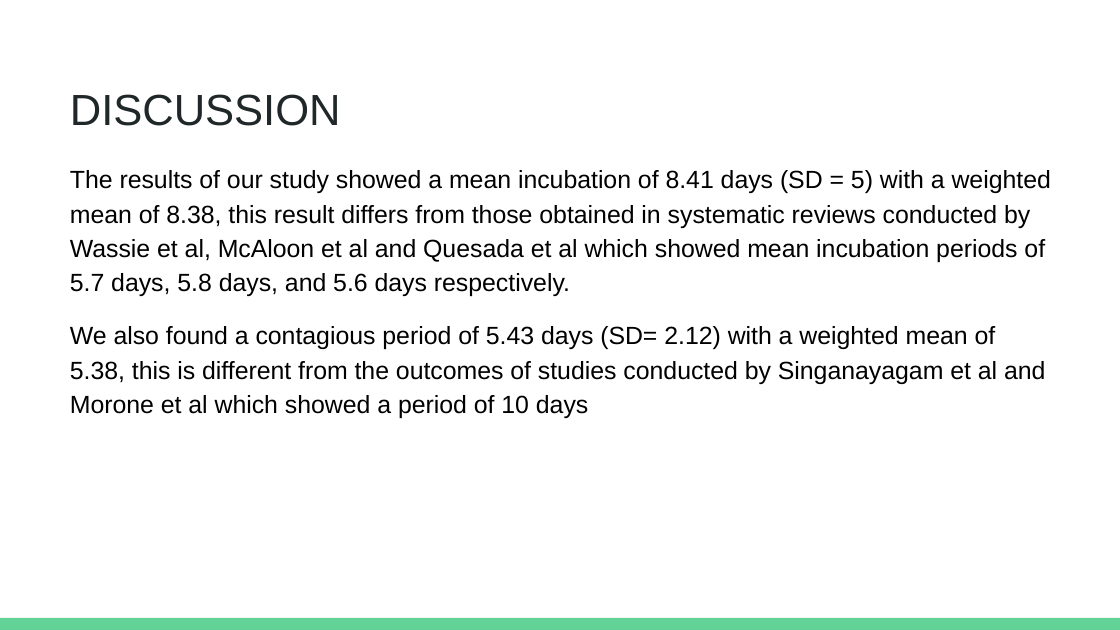
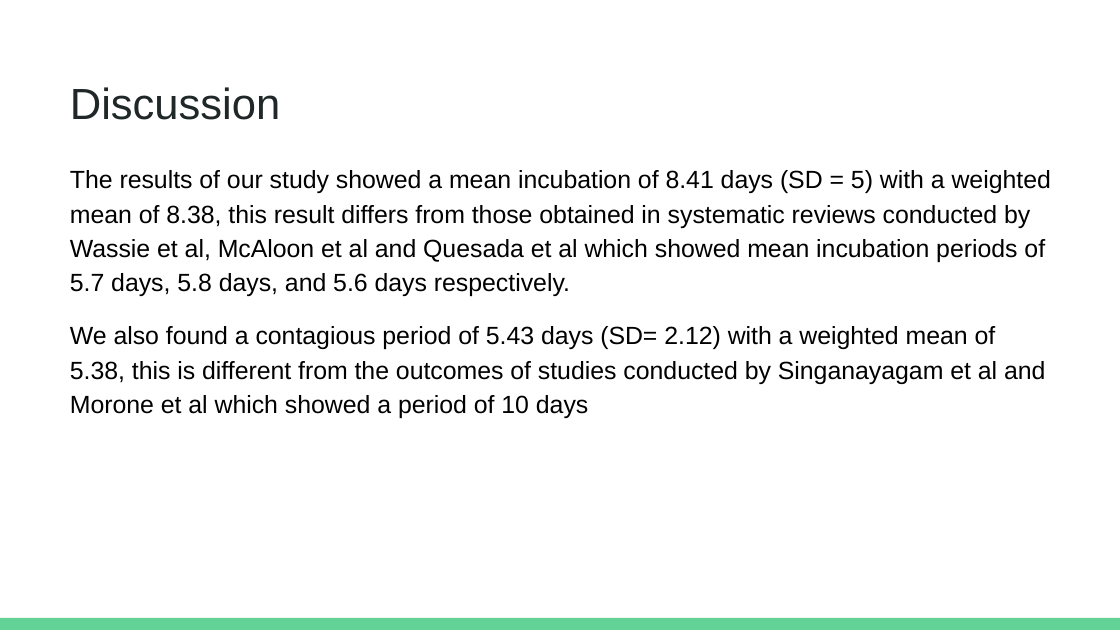
Before and after one commit to lydiatse/cs586, a slide deck: slide 13 of presentation/final_presentation.pptx (slide 12 before the commit). Drawn at 1120x630 pixels with LibreOffice and Linux fonts; fonts in the diff are those of the drawing. Boxes give left, top, right and bottom in pixels: in the first picture for what was removed or moved away, otherwise in the second. Text is boxed around its words. In the diff, an @@ line names an element or a change of style, - is before the commit and + after.

```diff
--- a/presentation/final_presentation.pptx
+++ b/presentation/final_presentation.pptx
@@ title at (70, 87, 280, 120): text changed @@
-DISCUSSION
+Discussion
```
Also in this commit, not shown: 12 other slides changed, 1 slide added, 1 other file.
